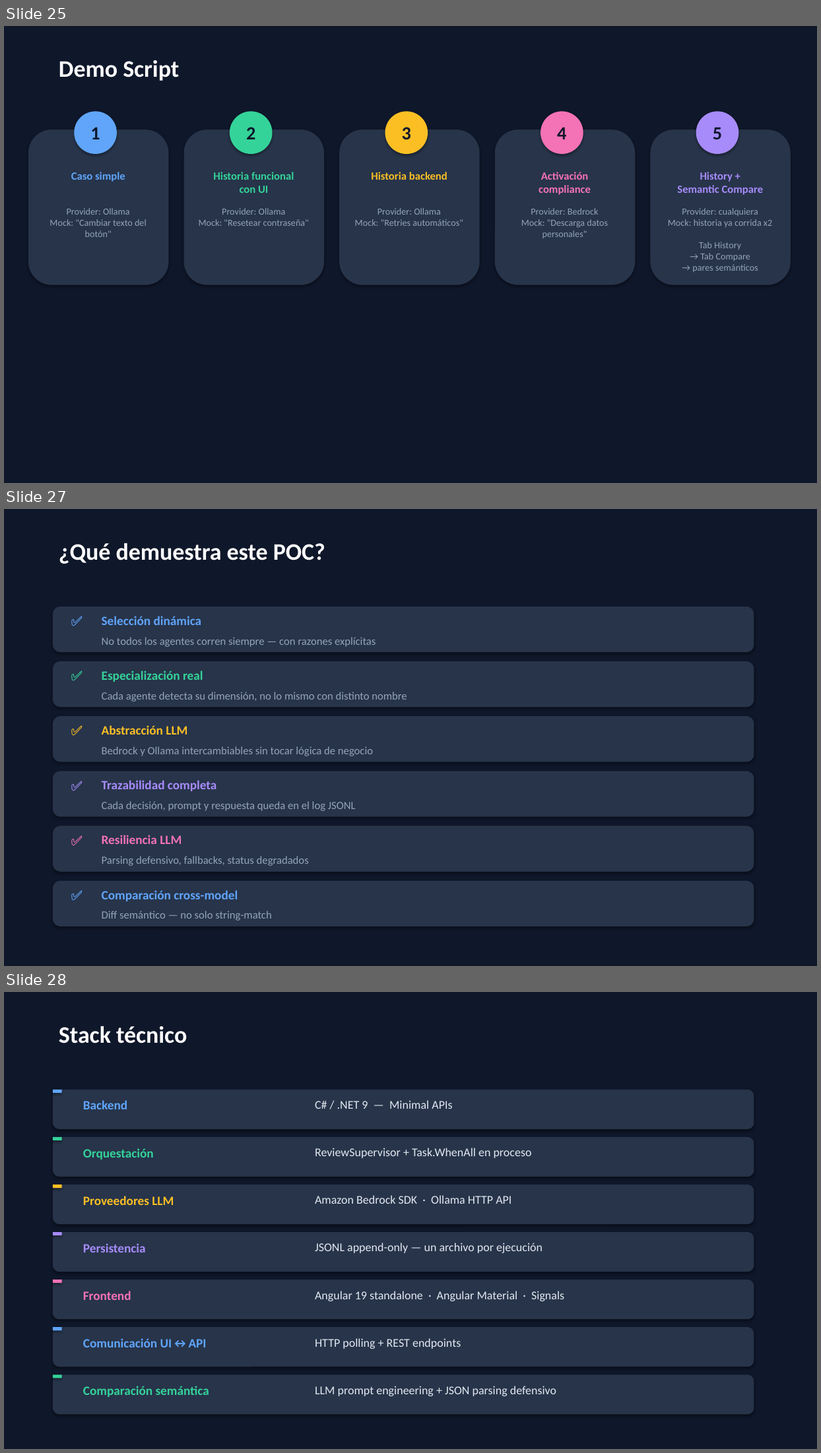
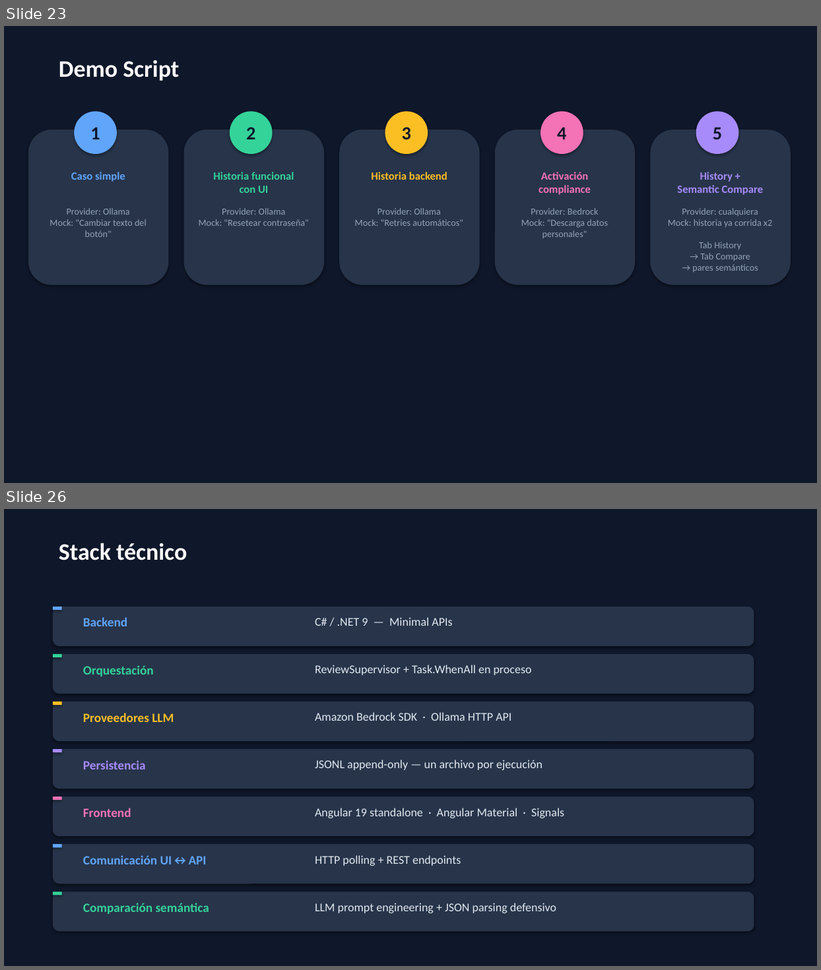
Before and after one commit to ASisroEndava/MultiAgentLab, a slide deck: documentation/Presentacion_MultiAgentLab_Javier_Ariel.pptx. Shown one above the other, each under a label of ours: slides 25, 27 and 28 before the commit, slides 23 and 26 after it; the slides between them are not shown. The pictures are 821x1453 and 821x970 pixels, drawn with LibreOffice and Linux fonts; fonts in the diff are those of the drawing. Boxes give left, top, right and bottom in pixels: in the first picture for what was removed or moved away, otherwise in the second. Text is boxed around its words. In the diff, an @@ line names an element or a change of style, - is before the commit and + after.

```diff
--- a/documentation/Presentacion_MultiAgentLab_Javier_Ariel.pptx
+++ b/documentation/Presentacion_MultiAgentLab_Javier_Ariel.pptx
@@ slide 27 removed at (4,509,817,966), background #0F172A @@
@@ text removed at (59,543,325,564) @@
-¿Qué demuestra este POC?
@@ rounded rectangle removed at (53,607,754,652) @@
@@ text removed at (65,609,96,631) @@
-✅
@@ text removed at (102,616,202,625) @@
-Selección dinámica
@@ text removed at (102,637,376,647) @@
-No todos los agentes corren siempre — con razones explícitas
@@ rounded rectangle removed at (53,661,754,707) @@
@@ text removed at (65,665,96,686) @@
-✅
@@ text removed at (102,671,203,682) @@
-Especialización real
@@ text removed at (102,692,407,702) @@
-Cada agente detecta su dimensión, no lo mismo con distinto nombre
@@ rounded rectangle removed at (53,716,754,762) @@
@@ text removed at (65,720,96,741) @@
-✅
@@ text removed at (102,725,187,735) @@
-Abstracción LLM
@@ text removed at (102,747,373,757) @@
-Bedrock y Ollama intercambiables sin tocar lógica de negocio
@@ rounded rectangle removed at (53,771,754,817) @@
@@ text removed at (65,774,96,795) @@
-✅
@@ text removed at (102,780,217,791) @@
-Trazabilidad completa
@@ text removed at (102,801,356,811) @@
-Cada decisión, prompt y respuesta queda en el log JSONL
@@ rounded rectangle removed at (53,826,754,872) @@
@@ text removed at (65,829,96,851) @@
-✅
@@ text removed at (102,835,182,844) @@
-Resiliencia LLM
@@ text removed at (102,856,309,866) @@
-Parsing defensivo, fallbacks, status degradados
@@ rounded rectangle removed at (53,881,754,927) @@
@@ text removed at (65,884,96,906) @@
-✅
@@ text removed at (102,890,238,902) @@
-Comparación cross-model
@@ text removed at (102,911,271,921) @@
-Diff semántico — no solo string-match
@@ what was slide 25 is now slide 23 @@
@@ what was slide 28 is now slide 26 @@
```
Also in this commit, not shown: 2 slides changed, 1 other slide removed, 4 other files.
